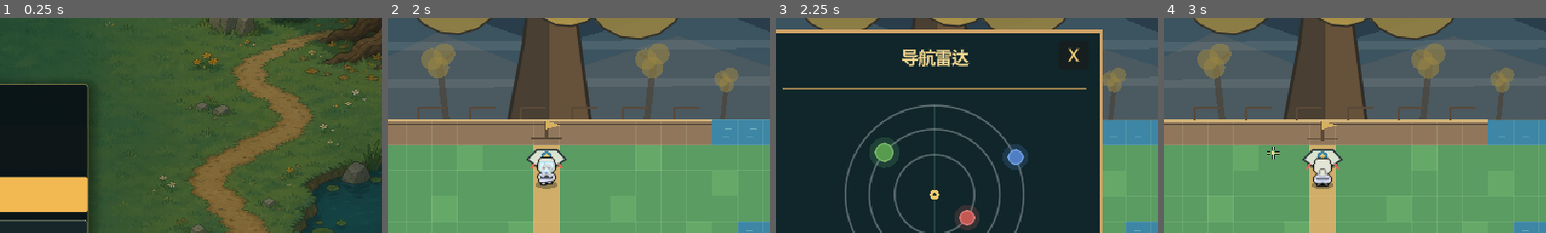
Above: before the commit, frames 1-4 (left to right).
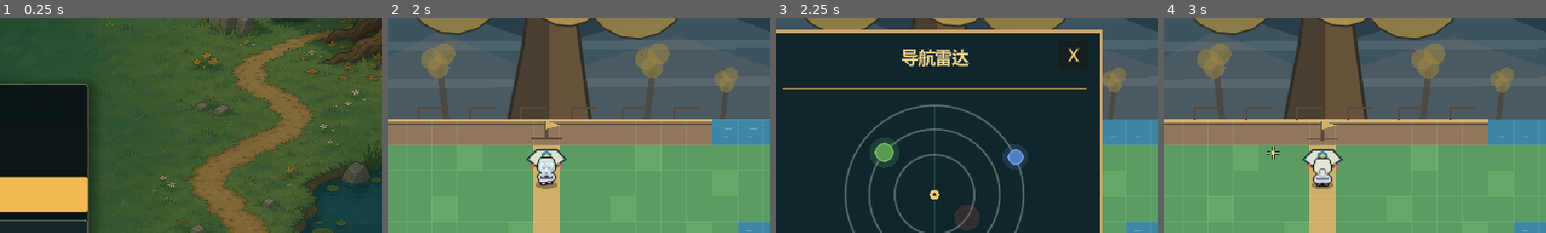
Above: after the commit, the same moments.

Repository: Neikos0493/Project_Grow
Game: Godot game, scene res://MainMenu.tscn
The game is run twice, just before and just after one commit, with the same random seed, the same clock (stepped at 60 frames per second) and the same inputs.
Inputs (mouse positions are % of the whole screen's width and height, from its top left):
- Up to frame 1 (0.25 s): no input
- Up to frame 2 (2 s): click "开始新游戏" at 0.5 s; move the mouse to (45, 70) at 1.27 s; press the mouse at (45, 70) at 1.28 s; hold W (move_up) from 1.28 s (still down)
- Up to frame 3 (2.25 s): keep holding W (move_up); move the mouse to (80, 65) at 2.02 s; release the mouse at (80, 65) at 2.03 s; tap E (interact) at 2.1 s
- Up to frame 4 (3 s): release W (move_up) at 2.75 s; click (43, 45) at 2.75 s
The pictures show only the part of the screen within x 29-79%, y 14-64%; the shares and areas given below are measured in that part.

Frames 1-2 are identical in both runs. In frame 3, 0.2% of the frame differs, in the area x 48-53%, y 89-97%; in frame 4, nothing differs.

Commit message:
Gate planet travel behind world tree quest

Diff:
--- a/scripts/game_state.gd
+++ b/scripts/game_state.gd
@@ -17,7 +17,7 @@
 const QUEST_STATE_MIN := 0
 const QUEST_STATE_MAX := 4
 const KNOWN_MAP_IDS := [&"greenmeadow", &"sunset_shore"]
-const DEFAULT_UNLOCKED_MAP_IDS := [&"greenmeadow", &"sunset_shore"]
+const DEFAULT_UNLOCKED_MAP_IDS := [&"greenmeadow"]
 const KNOWN_ITEM_IDS := {
 	"hoe": 1,
 	"green_seed": 64,
@@ -47,6 +47,7 @@
 var last_load_used_backup := false
 var orange_seed_granted := false
 var green_plantings_since_mutation := 0
+var world_tree_blessing_unlocked := false
 
 func _ready() -> void:
 	if not session_initialized:
@@ -66,6 +67,7 @@
 	last_load_used_backup = false
 	orange_seed_granted = false
 	green_plantings_since_mutation = 0
+	world_tree_blessing_unlocked = false
 
 func ensure_session() -> void:
 	if not session_initialized:
@@ -204,6 +206,7 @@
 			"quest_state": quest_state,
 			"orange_seed_granted": orange_seed_granted,
 			"green_plantings_since_mutation": green_plantings_since_mutation,
+			"world_tree_blessing_unlocked": world_tree_blessing_unlocked,
 			"unlocked_map_ids": unlocked,
 		},
 		"maps": maps,
@@ -271,6 +274,9 @@
 			unlocked.append(String(map_id))
 	if String(&"greenmeadow") not in unlocked:
 		unlocked.append(String(&"greenmeadow"))
+	var world_tree_blessing_unlocked := bool(data.get("world_tree_blessing_unlocked", false))
+	if not world_tree_blessing_unlocked:
+		unlocked.erase(String(&"sunset_shore"))
 	return {
 		"inventory": normalized_inventory,
 		"coins": clampi(int(data.get("coins", 9999)), 0, MAX_COINS),
@@ -278,6 +284,7 @@
 		"quest_state": clampi(int(data.get("quest_state", QUEST_STATE_MIN)), QUEST_STATE_MIN, QUEST_STATE_MAX),
 		"orange_seed_granted": bool(data.get("orange_seed_granted", false)),
 		"green_plantings_since_mutation": clampi(int(data.get("green_plantings_since_mutation", 0)), 0, 9),
+		"world_tree_blessing_unlocked": world_tree_blessing_unlocked,
 		"unlocked_map_ids": unlocked,
 	}
 
@@ -680,6 +687,7 @@
 	quest_state = int(global_data["quest_state"])
 	orange_seed_granted = bool(global_data.get("orange_seed_granted", false))
 	green_plantings_since_mutation = int(global_data.get("green_plantings_since_mutation", 0))
+	world_tree_blessing_unlocked = bool(global_data.get("world_tree_blessing_unlocked", false))
 	unlocked_map_ids.clear()
 	for value in global_data["unlocked_map_ids"]:
 		unlocked_map_ids.append(StringName(str(value)))
--- a/scripts/main.gd
+++ b/scripts/main.gd
@@ -484,6 +484,9 @@
 			return
 		"spaceship":
 			_open_radar()
+			return
+		"lookout":
+			_open_world_tree_dialogue()
 			return
 		"lake_npc":
 			_open_lake_dialogue()
@@ -556,6 +559,41 @@
 		_msg("E  Continue|E  Close", "E  继续|E  关闭")
 	)
 
+func _open_world_tree_dialogue() -> void:
+	if world.get_map_id() != &"greenmeadow":
+		return
+	player.controls_locked = true
+	prompt_box.hide()
+	_clear_inventory_sell_tooltip()
+	var lines: Array[String] = []
+	if game_state.world_tree_blessing_unlocked:
+		lines = [_msg(
+			"The World Tree has already opened the path to the next planet.",
+			"世界树已经为你打开了前往下一个星球的道路。"
+		)]
+	elif inventory.has_item(QUEST_ITEM_1):
+		if inventory.remove_item(QUEST_ITEM_1, 1):
+			game_state.world_tree_blessing_unlocked = true
+			if &"sunset_shore" not in game_state.unlocked_map_ids:
+				game_state.unlocked_map_ids.append(&"sunset_shore")
+			_mark_save_dirty()
+			lines = [_msg(
+				"The relic awakens the World Tree. The next planet is now within reach.",
+				"任务遗物唤醒了世界树。下一个星球现在已经可以抵达。"
+			)]
+		else:
+			lines = [_msg("The relic could not be handed over.", "任务遗物无法交付。")]
+	else:
+		lines = [_msg(
+			"The World Tree is silent. Defeat this planet's boss and bring its relic here.",
+			"世界树仍然沉默。先击败本层 Boss，再把它掉落的任务遗物带到这里。"
+		)]
+	dialogue_box.open_dialogue(
+		_msg("World Tree", "世界树"),
+		lines,
+		_msg("E  Continue|E  Close", "E  继续|E  关闭")
+	)
+
 func _open_lake_dialogue() -> void:
 	if not world.supports_lake_encounter():
 		return
@@ -612,7 +650,10 @@
 		_show_toast(_msg("This destination is already in range.", "当前已在此目的地。"))
 		return
 	if map_id not in game_state.unlocked_map_ids:
-		_show_toast(_msg("That destination is locked.", "该目的地尚未解锁。"))
+		_show_toast(_msg(
+			"Defeat this planet's boss, then give its relic to the World Tree.",
+			"请先击败本层 Boss，再把掉落的任务遗物交给世界树。"
+		))
 		return
 	await _travel_to(map_id)
 
@@ -706,6 +747,7 @@
 		"unlocked_map_ids": game_state.unlocked_map_ids.duplicate(),
 		"map_states": game_state.map_states.duplicate(true),
 		"entry_mode": game_state.entry_mode,
+		"world_tree_blessing_unlocked": game_state.world_tree_blessing_unlocked,
 	}
 
 func _restore_game_state_memory(state: Dictionary) -> void:
@@ -720,6 +762,7 @@
 	game_state.unlocked_map_ids.assign(state.get("unlocked_map_ids", []))
 	game_state.map_states = state.get("map_states", {}).duplicate(true)
 	game_state.entry_mode = str(state.get("entry_mode", game_state.entry_mode))
+	game_state.world_tree_blessing_unlocked = bool(state.get("world_tree_blessing_unlocked", game_state.world_tree_blessing_unlocked))
 
 func _rollback_travel(old_map_id: StringName, old_snapshot: Dictionary, old_game_state: Dictionary, message: String) -> void:
 	_restore_game_state_memory(old_game_state)
